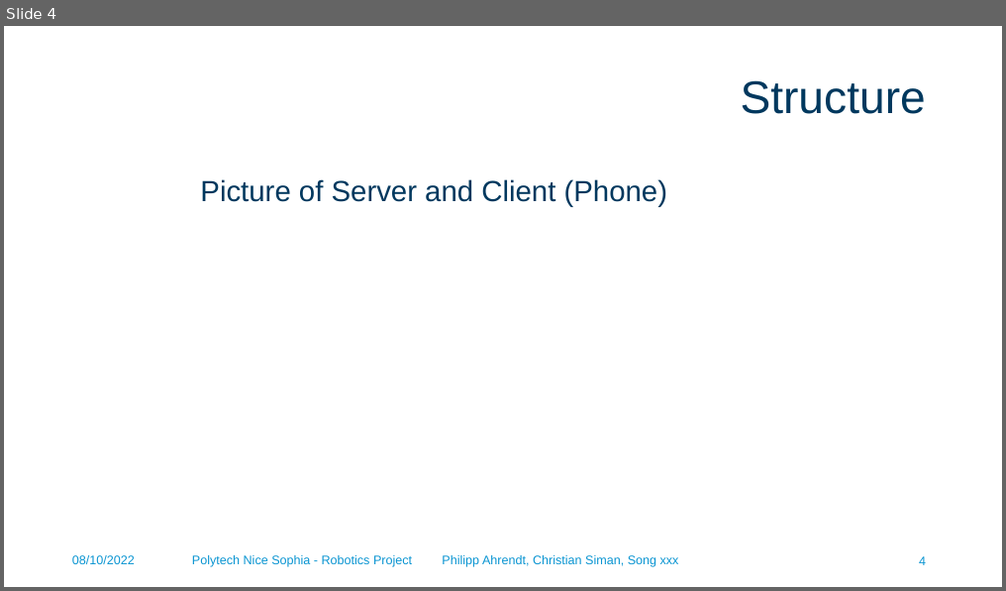
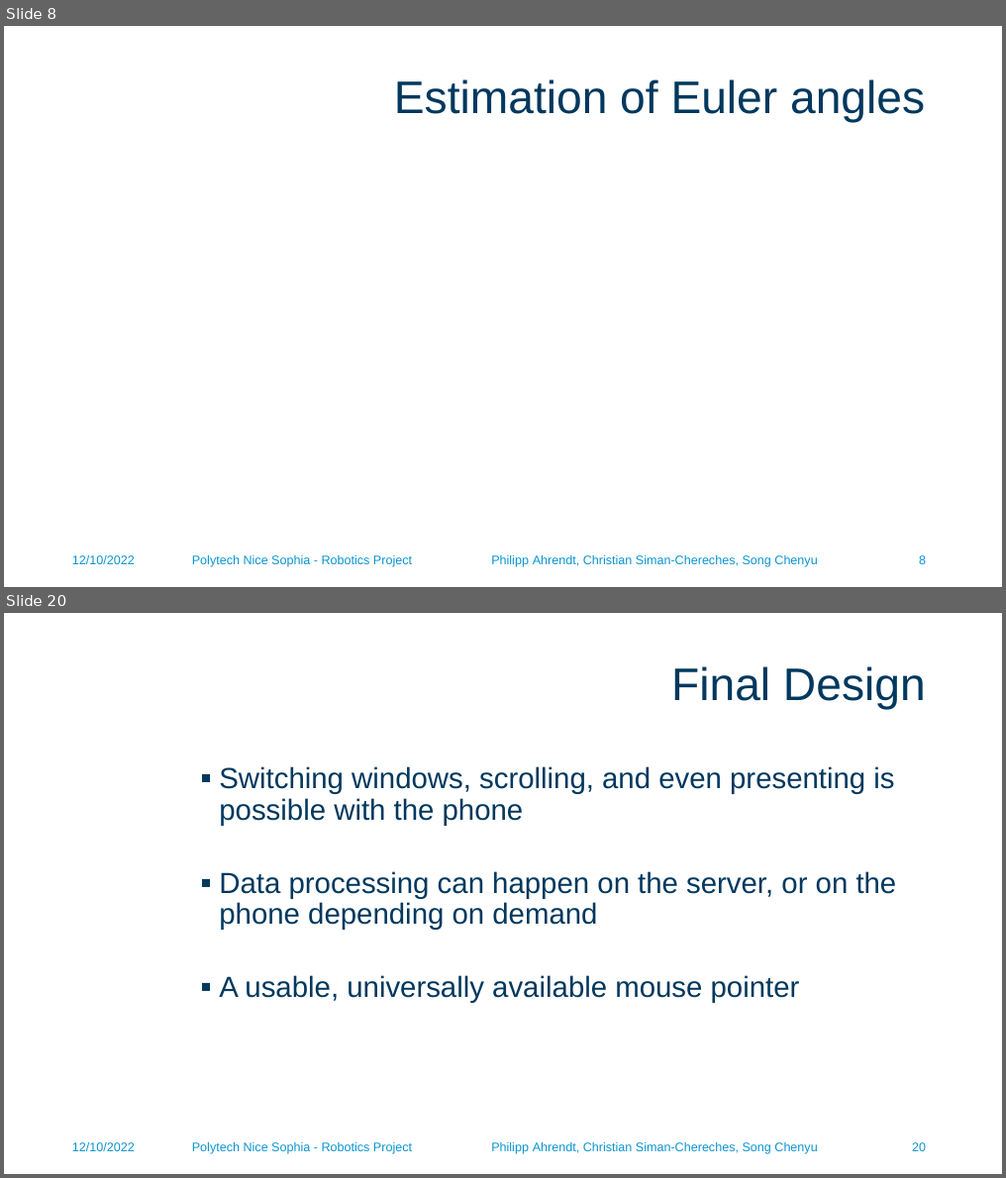
Before and after one commit to phiahr/accel_mouse, a slide deck: Robotics project.pptx. Shown one above the other, each under a label of ours: slide 4 before the commit, slides 8 and 20 after it; the slides between them are not shown. The pictures are 1006x591 and 1006x1178 pixels, drawn with LibreOffice and Linux fonts; fonts in the diff are those of the drawing; grey boxes stand for pictures; background and template pictures are left out. Boxes give left, top, right and bottom in pixels: in the first picture for what was removed or moved away, otherwise in the second. Text is boxed around its words. In the diff, an @@ line names an element or a change of style, - is before the commit and + after.

```diff
--- a/Robotics project.pptx
+++ b/Robotics project.pptx
@@ slide 20 added at (4, 613, 1002, 1174), background #FFFFFF @@
@@ title added at (671, 666, 926, 710), 44 pt, text #00385E @@
+Final Design
@@ text added at (219, 766, 897, 1003), 28 pt, text #00385E @@
+▪ Switching windows, scrolling, and even presenting is possible with the phone
+▪ Data processing can happen on the server, or on the phone depending on demand
+▪ A usable, universally available mouse pointer
@@ text added at (72, 1143, 135, 1152), 12 pt, text #0A95D2 @@
+12/10/2022
@@ text added at (192, 1143, 817, 1155), 12 pt, text #0A95D2 @@
+Polytech Nice Sophia - Robotics Project Philipp Ahrendt, Christian Siman-Chereches, Song Chenyu
@@ page number added at (912, 1143, 926, 1152), 12 pt, text #0A95D2 @@
+20
@@ what was slide 4 is now slide 8 @@
@@ slide 8 changed as well @@
@@ title at (394, 79, 925, 123): text changed @@
-Structure
+Estimation of Euler angles
@@ text removed at (200, 179, 668, 207) @@
-Picture of Server and Client (Phone)
@@ text at (72, 556, 135, 565): text changed @@
-08/10/2022
+12/10/2022
@@ text at (192, 556, 817, 568): text changed @@
-Polytech Nice Sophia - Robotics Project Philipp Ahrendt, Christian Siman, Song xxx
+Polytech Nice Sophia - Robotics Project Philipp Ahrendt, Christian Siman-Chereches, Song Chenyu
@@ page number removed at (919, 557, 926, 566) @@
-4
@@ page number added at (919, 556, 926, 565), 12 pt, text #0A95D2 @@
+8
```
Also in this commit, not shown: 7 other slides changed, 15 other slides added, 2 slides removed, 5 other files.
